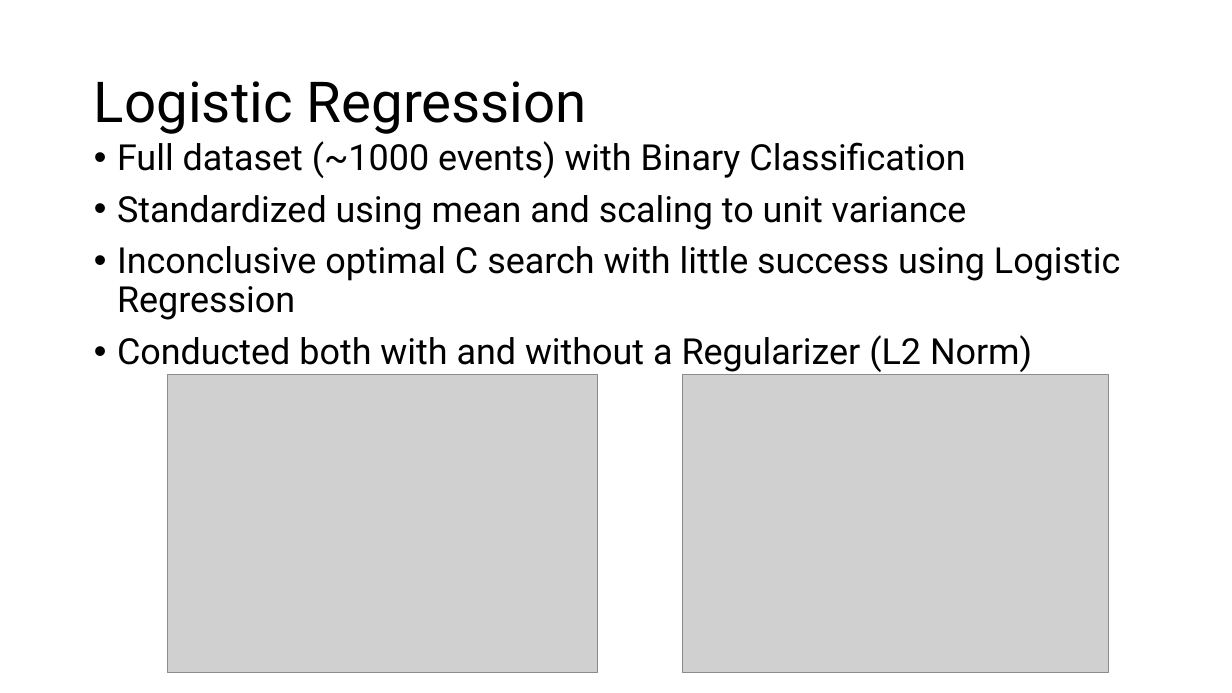
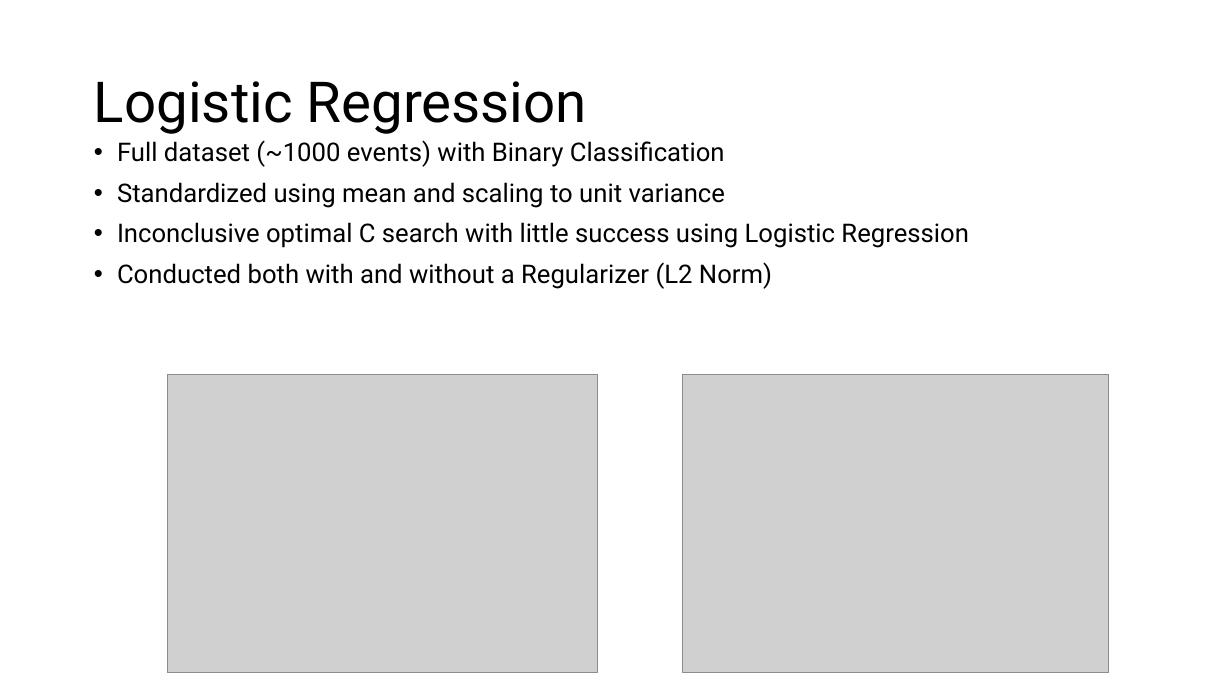
Before and after one commit to austinlb001/ece6254_project, a slide deck: slide 2 of data_import/LogReg.pptx. Drawn at 1232x693 pixels with LibreOffice and Linux fonts; fonts in the diff are those of the drawing; grey boxes stand for pictures. Boxes give left, top, right and bottom in pixels: in the first picture for what was removed or moved away, otherwise in the second. Text is boxed around its words. In the diff, an @@ line names an element or a change of style, - is before the commit and + after.

```diff
--- a/data_import/LogReg.pptx
+++ b/data_import/LogReg.pptx
@@ text "Full dataset (~1000 events) with ..." at (117, 140, 969, 289): size 28 to 20 pt @@
```
Also in this commit, not shown: 2 slides added, 10 other files.
